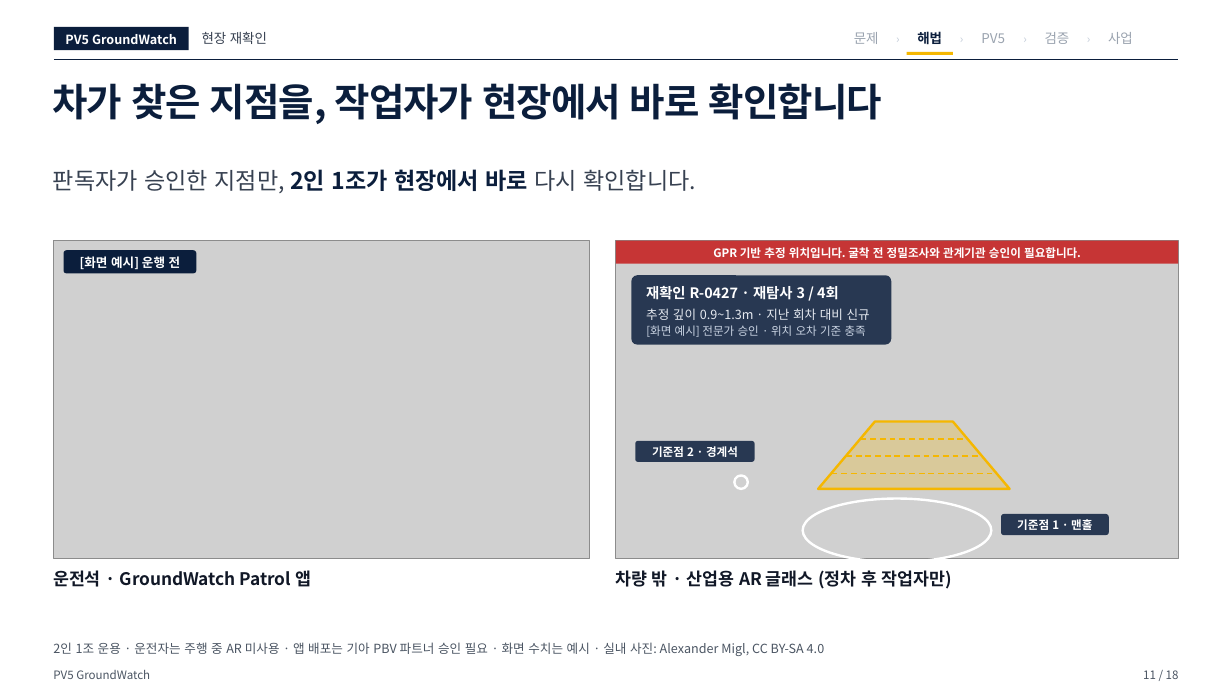
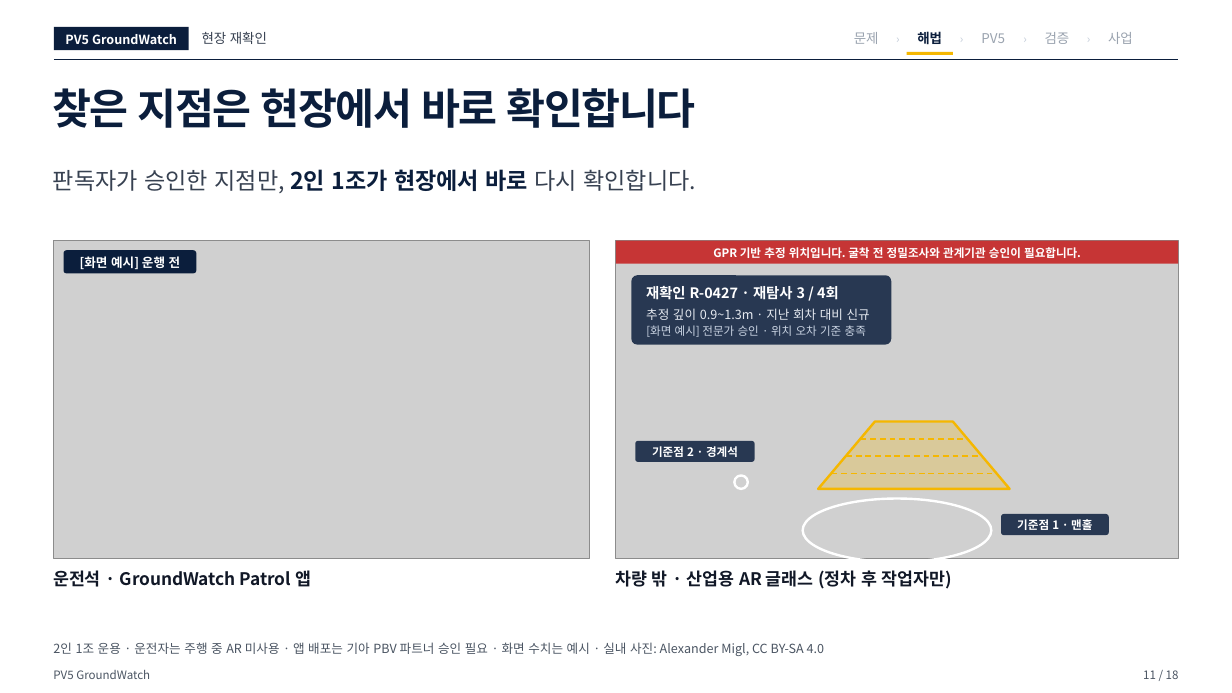
Before and after one commit to woojin-choe/pv5-hose-lab, a slide deck: slide 11 of ppt_all/PV5_GroundWatch_10_25.pptx. Drawn at 1232x693 pixels with LibreOffice and Linux fonts; fonts in the diff are those of the drawing; grey boxes stand for pictures. Boxes give left, top, right and bottom in pixels: in the first picture for what was removed or moved away, otherwise in the second. Text is boxed around its words. In the diff, an @@ line names an element or a change of style, - is before the commit and + after.

```diff
--- a/ppt_all/PV5_GroundWatch_10_25.pptx
+++ b/ppt_all/PV5_GroundWatch_10_25.pptx
@@ text at (52,88,696,128): text changed; size 30 to 33 pt @@
-차가 찾은 지점을, 작업자가 현장에서 바로 확인합니다
+찾은 지점은 현장에서 바로 확인합니다
```
Also in this commit, not shown: 11 other slides changed, 17 other files.
